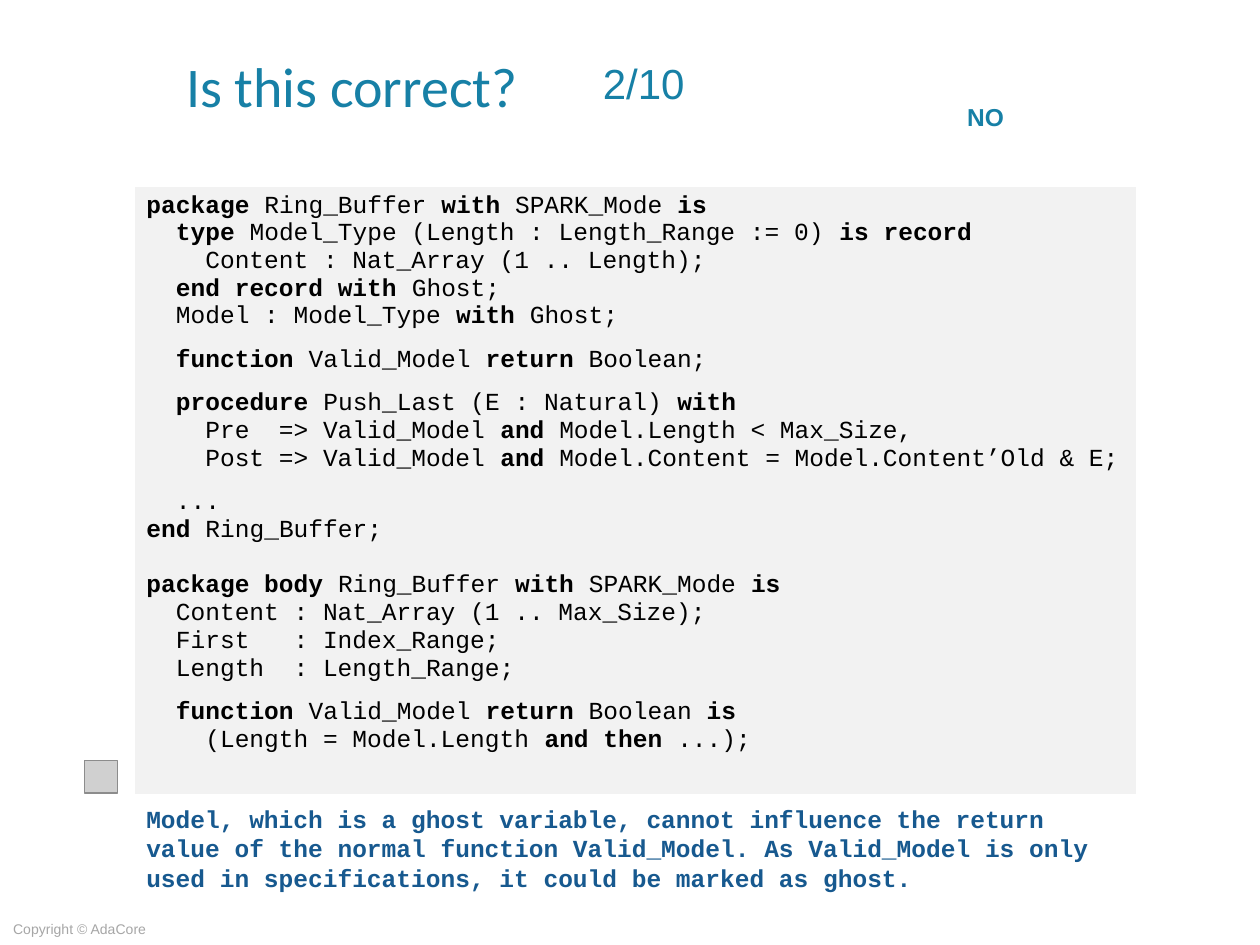
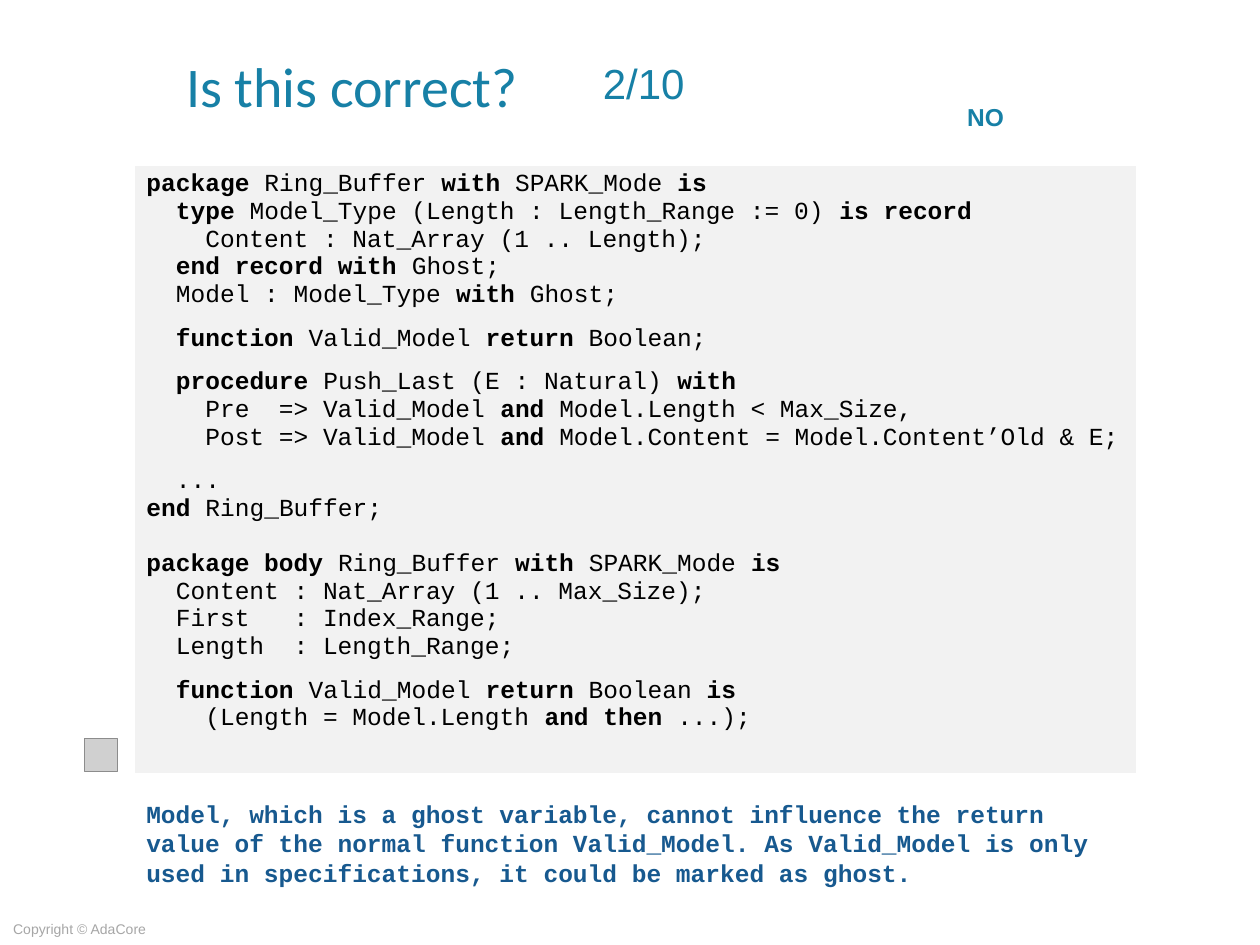
Before and after one commit to AdaCoreU/Courses, a slide deck: slide 20 of lectures/06_SPARK_2014/05_Proof_Of_Functional_Correctness/Slides/05_Proof_Of_Functional_Correctness.ppt. Drawn at 1260x945 pixels with LibreOffice and Linux fonts; fonts in the diff are those of the drawing; grey boxes stand for pictures; background and template pictures are left out. Boxes give left, top, right and bottom in pixels: in the first picture for what was removed or moved away, otherwise in the second. Text is boxed around its words. In the diff, an @@ line names an element or a change of style, - is before the commit and + after.

Commit message:
Initial run of audio for Proof of Functional Correctness
Initial run of audio for Proof of Functional Correctness

```diff
--- a/lectures/06_SPARK_2014/05_Proof_Of_Functional_Correctness/Slides/05_Proof_Of_Functional_Correctness.ppt
+++ b/lectures/06_SPARK_2014/05_Proof_Of_Functional_Correctness/Slides/05_Proof_Of_Functional_Correctness.ppt
@@ table: place and size @@
-table at bbox=[134, 186, 1135, 795]
+table at bbox=[134, 165, 1135, 774]
@@ picture: place and size @@
-picture at bbox=[84, 760, 117, 793]
+picture at bbox=[84, 738, 117, 771]
@@ text "Model, which is a ghost ...": place and size @@
-text "Model, which is a ghost ..." at bbox=[146, 810, 1088, 892]
+text "Model, which is a ghost ..." at bbox=[146, 805, 1088, 887]
```
Also in this commit, not shown: 24 other slides changed, 3 other files.
